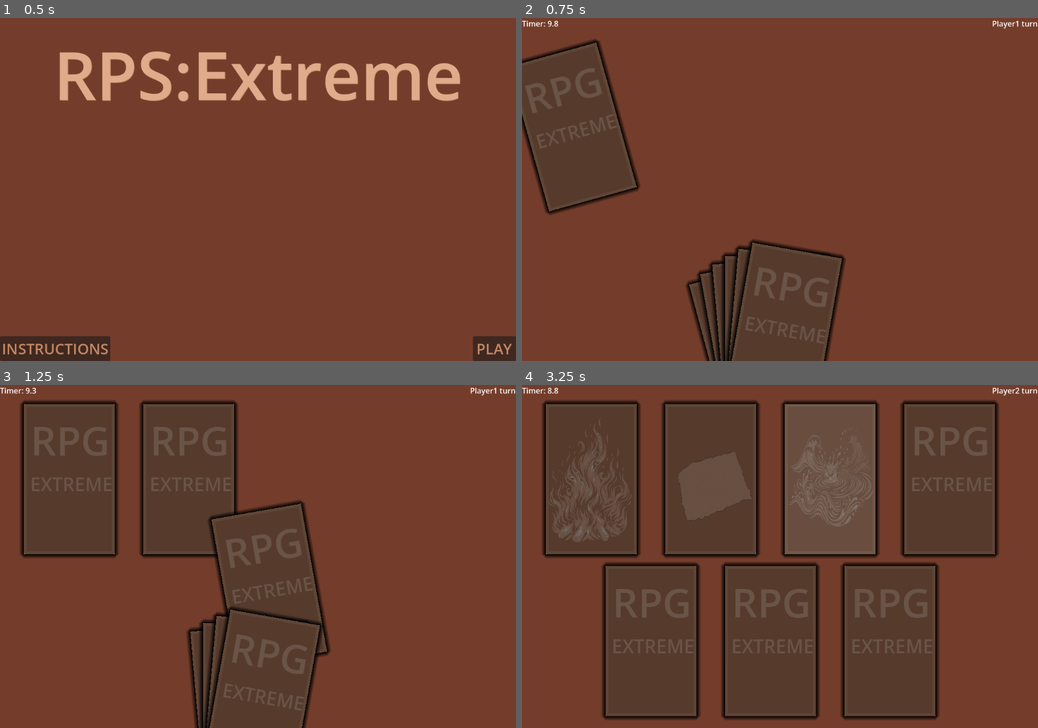
Above: before the commit, frames 1-4 (two rows, left to right).
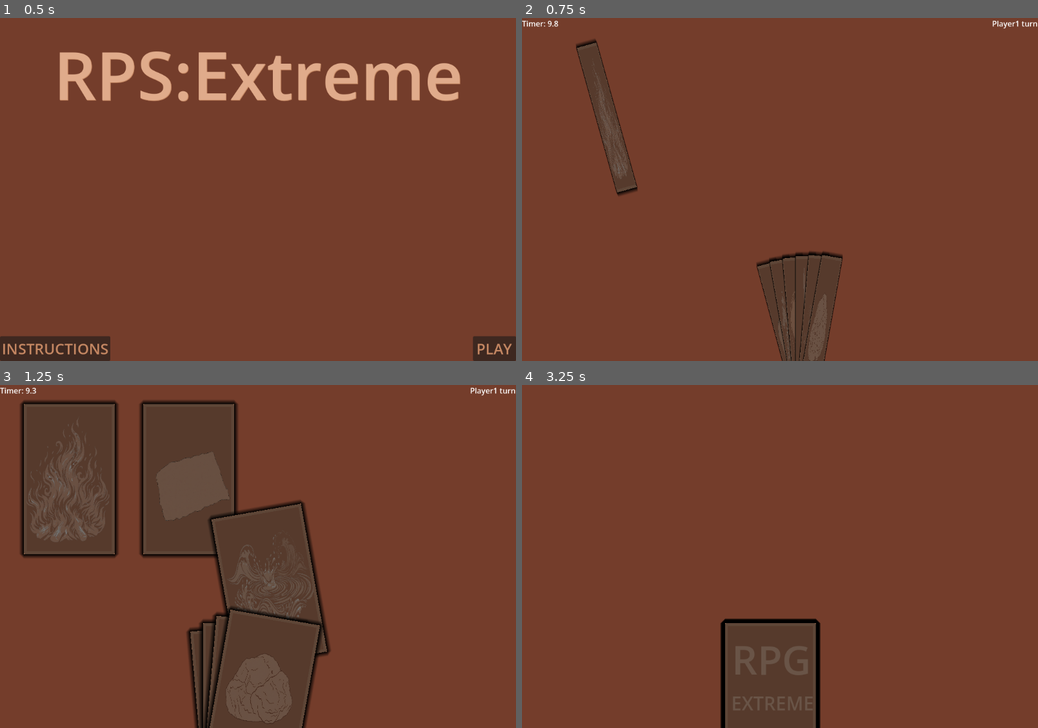
Above: after the commit, the same moments.

Repository: smkillerz777-star/RPS-Extreme
Game: Godot game, scene res://main_menu.tscn
The game is run twice, just before and just after one commit, with the same random seed, the same clock (stepped at 60 frames per second) and the same inputs.
Inputs (mouse positions are in pixels of both pictures, inside the frame that each line leads up to; where the layout moved, square brackets give the same spot in the first picture):
- Up to frame 1 (0.5 s): no input
- Up to frame 2 (0.75 s): click "PLAY" at 0.5 s
- Up to frame 3 (1.25 s): no input
- Up to frame 4 (3.25 s): click (589, 477) at 1.25 s; click (712, 477) at 2 s; click (769, 697) [831, 477] at 2.75 s

Frame 1 is identical in both runs. In frame 2, 11% of the frame differs, in the area x 0-63%, y 6-100%; in frame 3, 2.2%; in frame 4, 45%, in the area x 0-100%, y 0-100%.

Commit message:
shifted match function from card to main_game
also finalized the match function and replace all the dummy strings now it takes the specific number assigned to each element as input and returns the the winner number as output for example fire is assigned 0 and paper is assigned 1 thus match(1,0) = 0 and also added max element selected per round variable

Diff:
--- a/rps-extreme/card.gd
+++ b/rps-extreme/card.gd
@@ -1,54 +1,3 @@
 extends Node2D
 class_name Cards
 @export var element = null
-func match(element1,element2):
-    if(element1=="rock"):
-        if(element2=="paper" or element=="s" or element=="s"):
-            return element1
-        elif(element2=="paper" or element=="s" or element=="s"):
-            return element2
-        else:
-            return null
-    elif(element1=="paper"):
-        if(element2=="paper" or element=="s" or element=="s"):
-            return element1
-        elif(element2=="paper" or element=="s" or element=="s"):
-            return element2
-        else:
-            return null
-    elif(element1=="scissors"):
-        if(element2=="paper" or element=="s" or element=="s"):
-            return element1
-        elif(element2=="paper" or element=="s" or element=="s"):
-            return element2
-        else:
-            return null
-    elif(element1=="light"):
-        if(element2=="paper" or element=="s" or element=="s"):
-            return element1
-        elif(element2=="paper" or element=="s" or element=="s"):
-            return element2
-        else:
-            return null
-    elif(element1=="fire"):
-        if(element2=="paper" or element=="s" or element=="s"):
-            return element1
-        elif(element2=="paper" or element=="s" or element=="s"):
-            return element2
-        else:
-            return null
-    elif(element1=="air"):
-        if(element2=="paper" or element=="s" or element=="s"):
-            return element1
-        elif(element2=="paper" or element=="s" or element=="s"):
-            return element2
-        else:
-            return null
-    elif(element1=="water"):
-        if(element2=="paper" or element=="s" or element=="s"):
-            return element1
-        elif(element2=="paper" or element=="s" or element=="s"):
-            return element2
-        else:
-            return null
-    return "0"
--- a/rps-extreme/main_game.gd
+++ b/rps-extreme/main_game.gd
@@ -1,56 +1,58 @@
 extends Control
-var element_selected = 0
+var element2_selected = 0
+var max_element2_selected = 1
 var match_game = 1
 var turn = 1
-var elements1 = "Player1: "
+var element2s1 = "Player1: "
 var selected = []
 func _ready():
 	$Label.text = "Player1 turn"
 	selection_start()
 func _process(_delta: float) -> void:
 	$Time_left.text = "Timer: " + str($Timer.time_left).substr(0,str($Timer.time_left).find(".")+2)
-	if(element_selected>1):
+	if(element2_selected>=max_element2_selected):
 		$Timer.stop()
 		$Timer.timeout.emit()
-		element_selected=0
+		element2_selected=0
 
 func _on_timer_timeout() -> void:
 	if(turn==1):
 		$Label.text = "Player2 turn"
 		turn = 2
-		elements1 += "Player2: "
+		element2s1 += "Player2: "
 		global.selected1 = selected
 		selected = []
 		$Timer.start()
 	else:
+		global.selected2 = selected
 		selection_end()
 
 func _on_fire_pressed() -> void:
-	element_selected+=1
+	element2_selected+=1
 	selected.append(0)
 	turn_over($fire)
 func _on_paper_pressed() -> void:
-	element_selected+=1
+	element2_selected+=1
 	selected.append(1)
 	turn_over($paper)
 func _on_water_pressed() -> void:
-	element_selected+=1
+	element2_selected+=1
 	selected.append(2)
 	turn_over($water)
 func _on_earth_pressed() -> void:
-	element_selected+=1
+	element2_selected+=1
 	selected.append(3)
 	turn_over($earth)
 func _on_scissors_pressed() -> void:
-	element_selected+=1
+	element2_selected+=1
 	selected.append(4)
 	turn_over($scissors)
 func _on_air_pressed() -> void:
-	element_selected+=1
+	element2_selected+=1
 	selected.append(5)
 	turn_over($air)
 func _on_rock_pressed() -> void:
-	element_selected+=1
+	element2_selected+=1
 	selected.append(6)
 	turn_over($rock)
 
@@ -76,13 +78,82 @@
 			pos.x = (i-8)*(250)+365
 		tween.tween_property(get_child(i),"position",pos,0.15)
 		tween.tween_property(get_child(i),"rotation",0,0.15)
+		turn_front(get_child(i))
 	$Time_left.visible = true
 	$Label.visible = true
 	turn = 1
 	match_game += 1
-	elements1 = "Player1: "
+	element2s1 = "Player1: "
 	$Timer.start()
 
 func selection_end():
 	$Time_left.visible = false
 	$Label.visible = false
+	var tween = create_tween()
+	for i in range(4,11):
+		tween.tween_property(get_child(i),"position",Vector2(615,815),0.15)
+		turn_back(get_child(i))
+	print(global.selected1)
+	print(global.selected2)
+	mmatch()
+
+func turn_front(card):
+	if(card.get_child(0).get_node("back").visible == true):
+		turn_over(card)
+
+func turn_back(card):
+	if(card.get_child(0).get_node("back").visible == false):
+		turn_over(card)
+func mmatch():
+	print(match(global.selected1[0],global.selected2[0]))
+func match(element1,element2):
+	if(element1==0):
+		if(element2==1 or element2==2 or element2==4):
+			return element1
+		elif(element2==3 or element2==5 or element2==6):
+			return element2
+		else:
+			return null
+	elif(element1==1):
+		if(element2==2 or element2==3 or element2==5):
+			return element1
+		elif(element2==4 or element2==6 or element2==0):
+			return element2
+		else:
+			return null
+	elif(element1==2):
+		if(element2==3 or element2==4 or element2==6):
+			return element1
+		elif(element2==5 or element2==0 or element2==1):
+			return element2
+		else:
+			return null
+	elif(element1==3):
+		if(element2==4 or element2==5 or element2==0):
+			return element1
+		elif(element2==6 or element2==1 or element2==2):
+			return element2
+		else:
+			return null
+	elif(element1==4):
+		if(element2==5 or element2==6 or element2==2):
+			return element1
+		elif(element2==1 or element2==3 or element2==4):
+			return element2
+		else:
+			return null
+	elif(element1==5):
+		if(element2==6 or element2==0 or element2==2):
+			return element1
+		elif(element2==1 or element2==3 or element2==4):
+			return element2
+		else:
+			return null
+	elif(element1==6):
+		if(element2==0 or element2==1 or element2==3):
+			return element1
+		elif(element2==2 or element2==4 or element2==5):
+			return element2
+		else:
+			return null
+	return "0"
